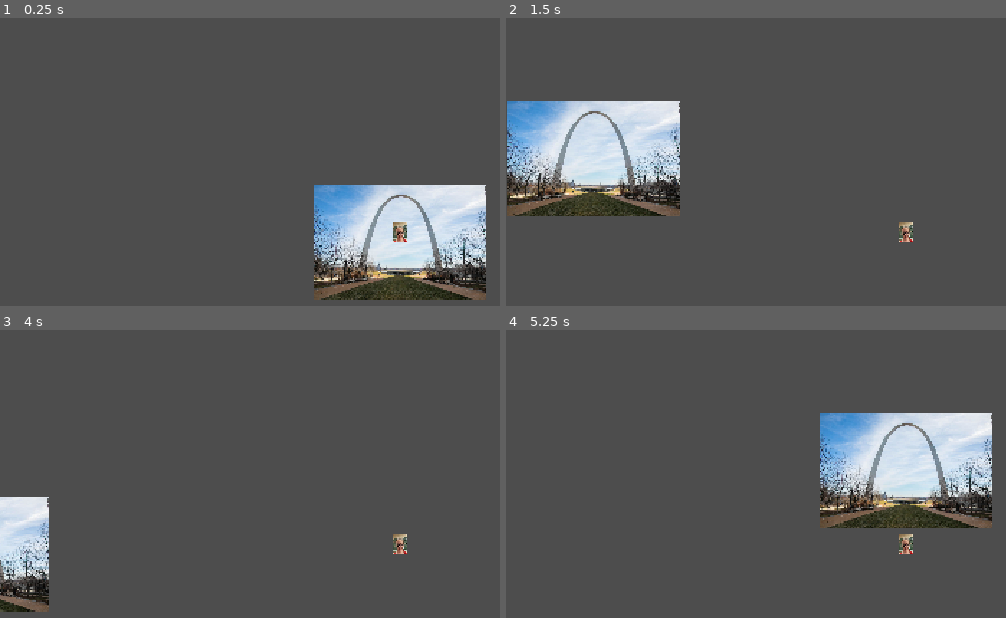
Above: before the commit, frames 1-4 (two rows, left to right).
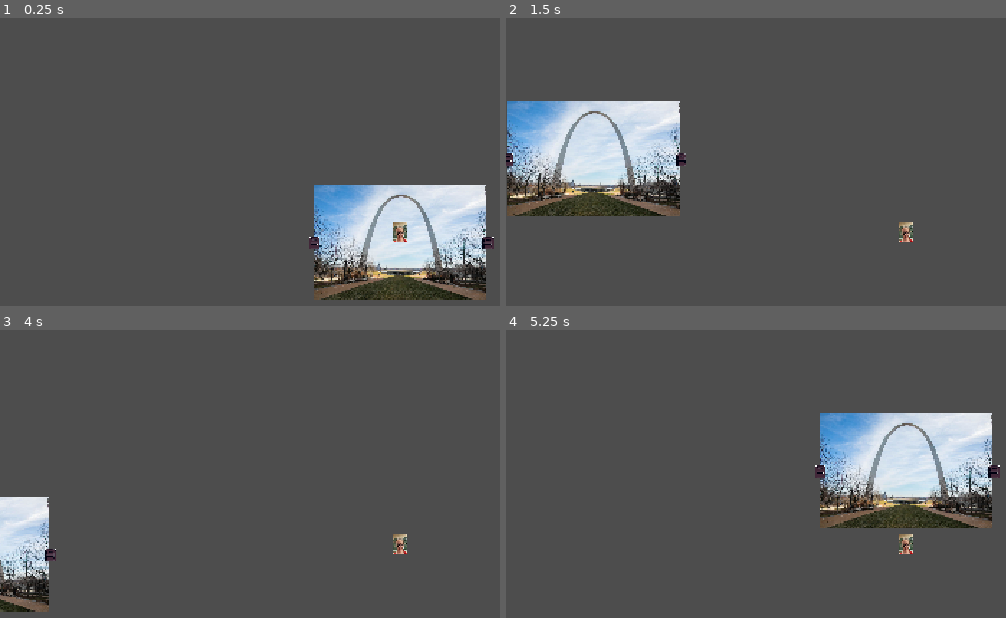
Above: after the commit, the same moments.

Repository: Derfla12345/imnotarobot
Game: Godot game, scene res://Areas/area_1.tscn
The game is run twice, just before and just after one commit, with the same random seed, the same clock (stepped at 60 frames per second) and the same inputs.
Inputs:
- Up to frame 1 (0.25 s): no input
- Up to frame 2 (1.5 s): tap Enter at 0.5 s; hold D (move_right) 0.53-1.28 s; hold S (move_down) from 1.28 s (still down)
- Up to frame 3 (4 s): release S (move_down) at 2.03 s; hold D (move_right) 2.03-2.78 s; tap Space at 2.75 s; hold W (move_up) 2.78-3.53 s; tap Enter at 3.5 s; hold A (move_left) from 3.53 s (still down)
- Up to frame 4 (5.25 s): release A (move_left) at 5.03 s; hold S (move_down) from 5.03 s (still down)

The runs differ from the first frame. In frame 1, 0.2% of the frame differs, in the area x 61-99%, y 76-81%; in frame 2, 0.1%; in frame 3, less than 0.1%; in frame 4, 0.2%, in the area x 61-99%, y 46-52%.

Commit message:
door controller added

Diff:
--- /dev/null
+++ b/Areas/area_1.gd
@@ -0,0 +1,11 @@
+extends Node2D
+
+
+# door controller (hate how you need individual function calls for this)
+func _on_door_1_body_entered(body: Node2D) -> void:
+	if body is CharacterBody2D:
+		print("door1 entered")
+
+func _on_door_2_body_entered(body: Node2D) -> void:
+	if body is CharacterBody2D:
+		print("door2 entered")
--- a/Areas/area_1.tscn
+++ b/Areas/area_1.tscn
@@ -2,8 +2,13 @@
 
 [ext_resource type="Texture2D" uid="uid://2b12t8ttc7p2" path="res://Areas/arch.jpg" id="1_ae2e2"]
 [ext_resource type="PackedScene" uid="uid://dge5shacvhvq1" path="res://Player/player.tscn" id="1_bmh1r"]
+[ext_resource type="Script" uid="uid://c0n1kd68ytvh6" path="res://Areas/area_1.gd" id="1_il02v"]
+[ext_resource type="Texture2D" uid="uid://ced8pms4svgob" path="res://Areas/Doors/door.png" id="3_v2evy"]
+
+[sub_resource type="RectangleShape2D" id="RectangleShape2D_kvvnn"]
 
 [node name="Area1" type="Node2D" unique_id=2131497693]
+script = ExtResource("1_il02v")
 
 [node name="Arch" type="Sprite2D" parent="." unique_id=632749358]
 position = Vector2(3.0517578e-05, -1)
@@ -13,3 +18,28 @@
 [node name="Player" parent="." unique_id=1745909773 instance=ExtResource("1_bmh1r")]
 position = Vector2(1.8189894e-12, 0)
 scale = Vector2(0.99999994, 1)
+
+[node name="Door1" type="Area2D" parent="." unique_id=938955441]
+
+[node name="CollisionShape2D" type="CollisionShape2D" parent="Door1" unique_id=1073471122]
+position = Vector2(-124, 0)
+shape = SubResource("RectangleShape2D_kvvnn")
+
+[node name="Sprite2D" type="Sprite2D" parent="Door1" unique_id=1260065755]
+position = Vector2(-123.5, 4.7683716e-07)
+scale = Vector2(0.4838709, 0.4166667)
+texture = ExtResource("3_v2evy")
+
+[node name="Door2" type="Area2D" parent="." unique_id=1518348772]
+
+[node name="CollisionShape2D" type="CollisionShape2D" parent="Door2" unique_id=1431115002]
+position = Vector2(126.5, 0)
+shape = SubResource("RectangleShape2D_kvvnn")
+
+[node name="Sprite2D" type="Sprite2D" parent="Door2" unique_id=2055082384]
+position = Vector2(126.49999, 0)
+scale = Vector2(0.4838709, 0.4166667)
+texture = ExtResource("3_v2evy")
+
+[connection signal="body_entered" from="Door1" to="." method="_on_door_1_body_entered"]
+[connection signal="body_entered" from="Door2" to="." method="_on_door_2_body_entered"]
--- a/player.gd
+++ b/player.gd
@@ -10,3 +10,14 @@
 		#PlayerAnimator.play_walk_animation()
 	#else:
 		#PlayerAnimator.play_idle_animation()
+
+
+
+
+# door controller
+# (i don't like the separate function calls and it being in player.gd but it might be the best way to have multiple doors on one screen from what i looked at)
+func _on_door_1_body_entered(body: Node2D) -> void:
+	print("door1")
+
+func _on_door_2_body_entered(body: Node2D) -> void:
+	print("door2")
Binary file added: Areas/Doors/door.png
Not shown, added: Areas/Doors/door.png.import
Not shown, added: Areas/area_1.gd.uid
